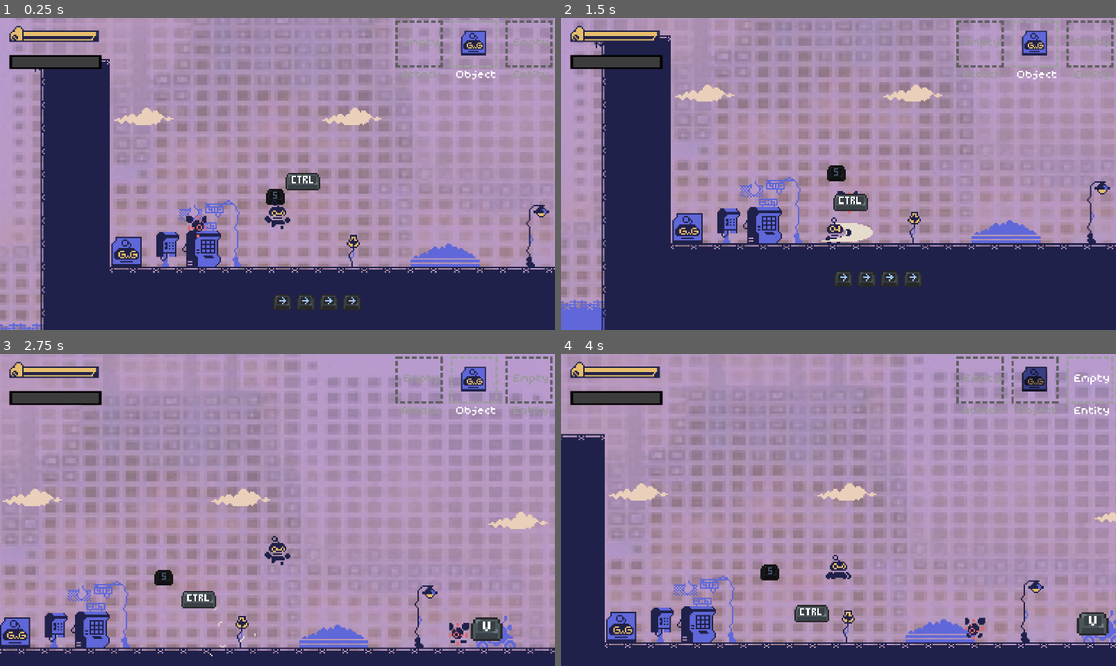
Above: before the commit, frames 1-4 (two rows, left to right).
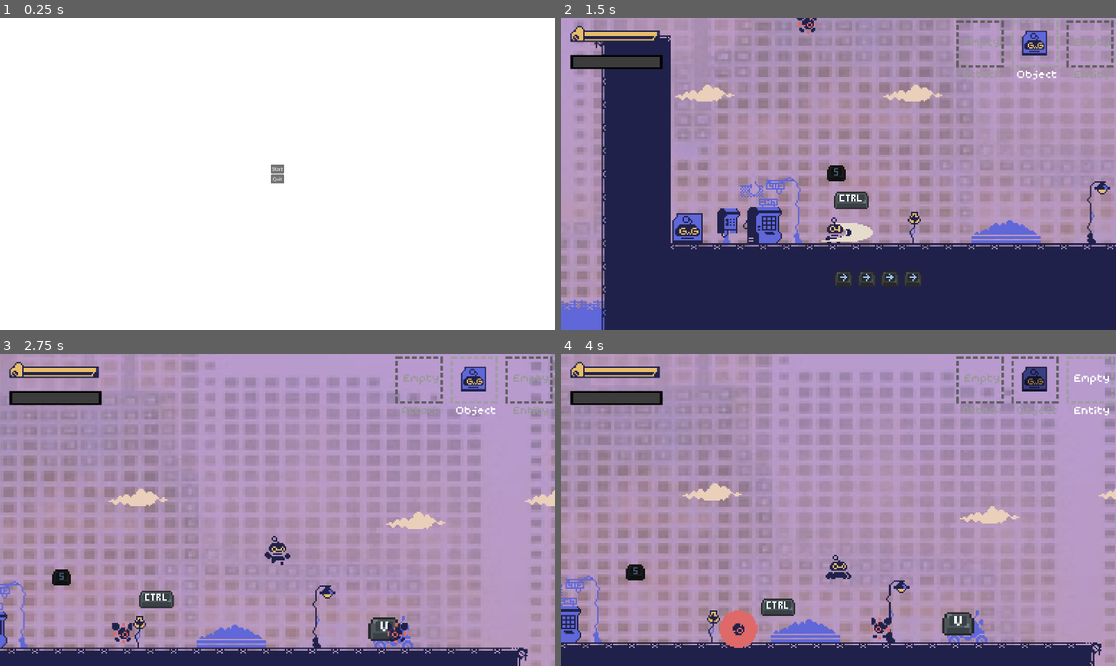
Above: after the commit, the same moments.

Repository: ericlamkf/macamYes-GameJam-2026
Game: Godot game, scene res://scenes/main_menu.tscn
The game is run twice, just before and just after one commit, with the same random seed, the same clock (stepped at 60 frames per second) and the same inputs. Before the commit the project starts from res://scenes/Main.tscn.
Inputs (mouse positions are in pixels of both pictures, inside the frame that each line leads up to):
- Up to frame 1 (0.25 s): no input
- Up to frame 2 (1.5 s): click (838, 167) at 0.5 s, where only the run after the commit has a clickable "Start"; tap Enter at 1.25 s; move the mouse to (960, 158) at 1.27 s; hold D (move_right) from 1.28 s (still down); hold W (attack) from 1.28 s (still down)
- Up to frame 3 (2.75 s): keep holding D (move_right); tap Space (jump) at 1.52, 2.27 s; move the mouse to (166, 525) at 2.02 s; release W (attack) at 2.03 s; tap C (copy) at 2.1 s
- Up to frame 4 (4 s): move the mouse to (894, 441) at 2.77 s; release D (move_right) at 2.78 s; hold A (move_left) 2.78-3.53 s; hold E (next_slot) 2.78-3.53 s; move the mouse to (810, 572) at 3.52 s; hold D (move_right) from 3.53 s (still down); tap V (paste) at 3.6 s; tap Space (jump) at 3.77 s

The runs differ from the first frame. In frame 1, 100% of the frame differs, in the area x 0-100%, y 0-100%; in frame 2, 0.8%; in frame 3, 16%; in frame 4, 29%.

Commit message:
adding start up menu

Diff:
--- /dev/null
+++ b/main_menu.gd
@@ -0,0 +1,11 @@
+extends Control
+
+func _ready():
+	Input.set_mouse_mode(Input.MOUSE_MODE_VISIBLE)
+
+func _on_start_button_pressed() -> void:
+	get_tree().change_scene_to_file("res://scenes/world/levels/level_00.tscn")
+
+func _on_quit_button_pressed() -> void:
+	# This closes the game window instantly
+	get_tree().quit()
--- a/project.godot
+++ b/project.godot
@@ -11,7 +11,7 @@
 [application]
 
 config/name="LosingControl"
-run/main_scene="uid://3cs8naogcw7f"
+run/main_scene="uid://m41hm7i6wfyq"
 config/features=PackedStringArray("4.6", "Mobile")
 config/icon="res://icon.svg"
 
--- /dev/null
+++ b/scenes/main_menu.tscn
@@ -0,0 +1,61 @@
+[gd_scene format=3 uid="uid://m41hm7i6wfyq"]
+
+[ext_resource type="Script" uid="uid://byfdvcsv07jjc" path="res://main_menu.gd" id="1_ekxnf"]
+[ext_resource type="FontFile" uid="uid://c8trj0aomcxtm" path="res://assets/fonts/glyphmesss.ttf" id="2_bqqt6"]
+
+[node name="MainMenu" type="Control" unique_id=1647200008]
+layout_mode = 3
+anchors_preset = 15
+anchor_right = 1.0
+anchor_bottom = 1.0
+grow_horizontal = 2
+grow_vertical = 2
+script = ExtResource("1_ekxnf")
+
+[node name="ColorRect" type="ColorRect" parent="." unique_id=97186333]
+layout_mode = 1
+anchors_preset = 15
+anchor_right = 1.0
+anchor_bottom = 1.0
+grow_horizontal = 2
+grow_vertical = 2
+
+[node name="Label" type="Label" parent="." unique_id=919904486]
+layout_mode = 1
+anchors_preset = 5
+anchor_left = 0.5
+anchor_right = 0.5
+offset_left = -20.0
+offset_right = 20.0
+offset_bottom = 23.0
+grow_horizontal = 2
+theme_override_fonts/font = ExtResource("2_bqqt6")
+theme_override_font_sizes/font_size = 80
+text = "Don't Lose Control"
+
+[node name="VBoxContainer" type="VBoxContainer" parent="." unique_id=946283466]
+layout_mode = 1
+anchors_preset = 8
+anchor_left = 0.5
+anchor_top = 0.5
+anchor_right = 0.5
+anchor_bottom = 0.5
+offset_left = -20.0
+offset_top = -20.0
+offset_right = 20.0
+offset_bottom = 20.0
+grow_horizontal = 2
+grow_vertical = 2
+
+[node name="StartButton" type="Button" parent="VBoxContainer" unique_id=886863083]
+layout_mode = 2
+text = "Start
+"
+
+[node name="QuickButton" type="Button" parent="VBoxContainer" unique_id=1612733620]
+layout_mode = 2
+text = "Quit
+"
+
+[connection signal="pressed" from="VBoxContainer/StartButton" to="." method="_on_start_button_pressed"]
+[connection signal="pressed" from="VBoxContainer/QuickButton" to="." method="_on_quick_button_pressed"]
Not shown, added: main_menu.gd.uid
